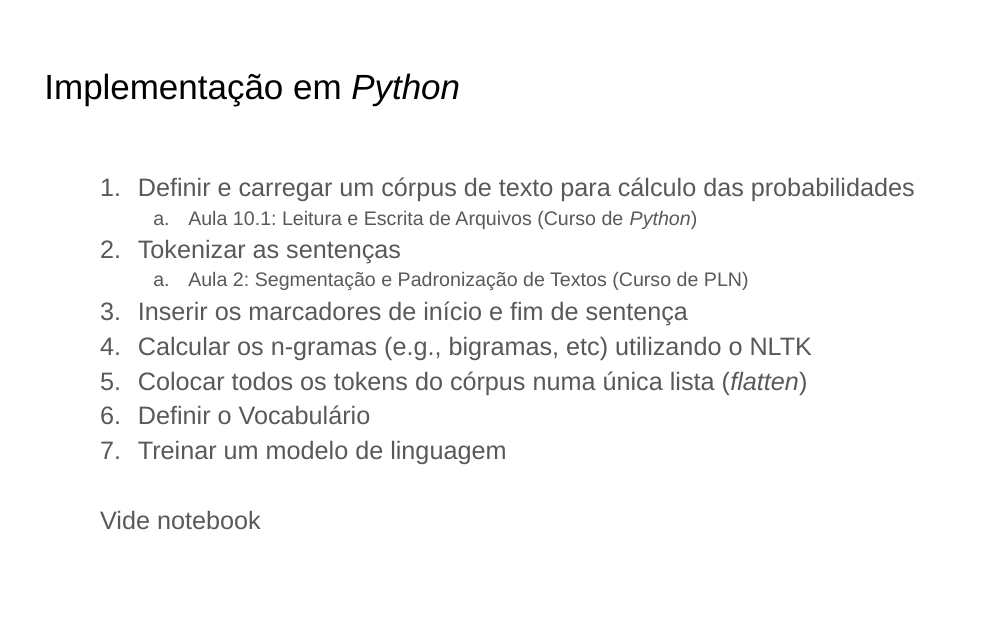
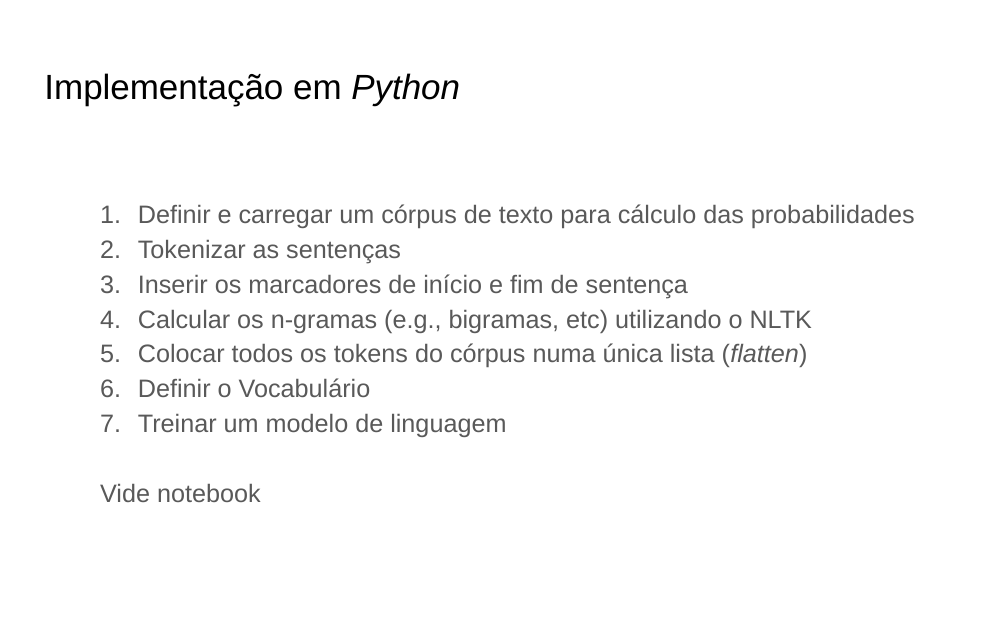
Before and after one commit to emap-nlp-2022/syllabus, a slide deck: slide 31 of aula-08/slides.pptx. Drawn at 1008x630 pixels with LibreOffice and Linux fonts; fonts in the diff are those of the drawing. Boxes give left, top, right and bottom in pixels: in the first picture for what was removed or moved away, otherwise in the second. Text is boxed around its words. In the diff, an @@ line names an element or a change of style, - is before the commit and + after.

Commit message:
aula 14

```diff
--- a/aula-08/slides.pptx
+++ b/aula-08/slides.pptx
@@ text at <box>188,211,698,229</box>: paragraph removed @@
-  a. Aula 10.1: Leitura e Escrita de Arquivos (Curso de Python)
@@ text at <box>188,272,749,290</box>: paragraph removed @@
-  a. Aula 2: Segmentação e Padronização de Textos (Curso de PLN)
```
Also in this commit, not shown: 26 other files.
